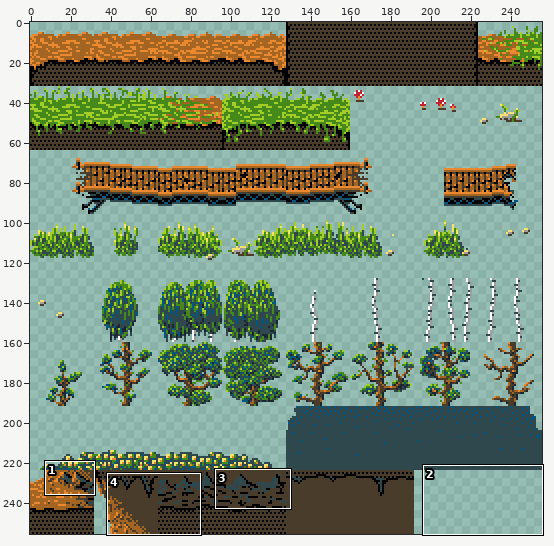
Two states of a sprite sheet, media/gfx/maps/forest.png. The picture above shows the old version from afar; the outline marks the close-up.
Close-up. Before the edit:
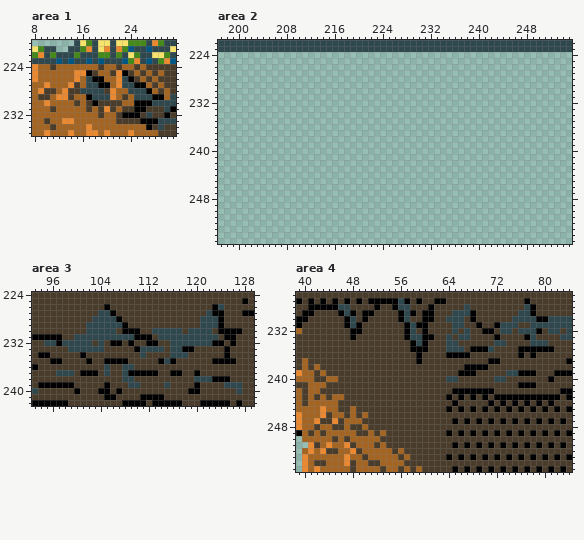
The file is 256x256 pixels. Shown: area 1: x 8..31, y 220..235; area 2: x 197..255, y 222..255; area 3: x 93..129, y 224..242; area 4: x 39..84, y 226..255.
The same view after the edit:
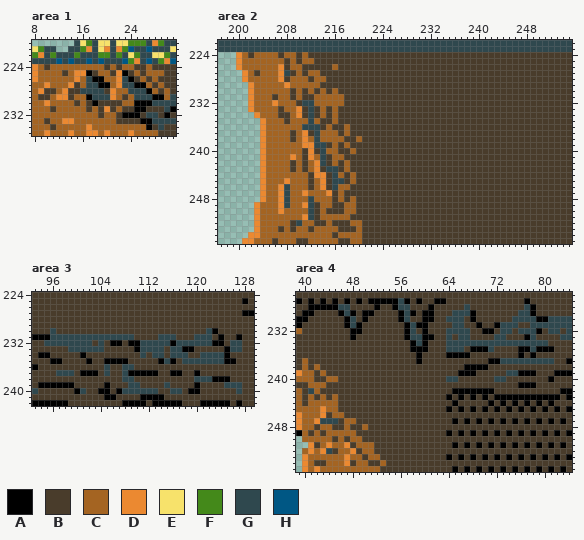
Palette (. is transparent): A #000000  B #493c2b  C #a46422  D #eb8931  E #f7e26b  F #44891a  G #2f484e  H #005784
The exact change:
Changed rows in their new state; - is an unchanged pixel.
Area 1:
first column x 10:
224 BC-------CB-----BC-
225 ---B--------------C
first column x 28:
232 G
233 G
Area 2:
first column x 200:
224 DCBCCCCBCCBCBBBBBBBBBBBBBBBBBBBBBBBBBBBBBBBBBBBBBBBBBBBB
225 DCCCCCCCBCBCCBBBBBBBBBBBBBBBBBBBBBBBBBBBBBBBBBBBBBBBBBBB
226 DCCCCCCDBCCBBBBBCBBBBBBBBBBBBBBBBBBBBBBBBBBBBBBBBBBBBBBB
227 -DCBCCCDGBCBCCBBBBBBBBBBBBBBBBBBBBBBBBBBBBBBBBBBBBBBBBBB
228 -DCCCCCDBCCCBCCBBBBBBBBBBBBBBBBBBBBBBBBBBBBBBBBBBBBBBBBB
229 --DCCCCCDCCCCCBBBBBBBBBBBBBBBBBBBBBBBBBBBBBBBBBBBBBBBBBB
230 --DCCCCCCBCBCBCBCBBBBBBBBBBBBBBBBBBBBBBBBBBBBBBBBBBBBBBB
231 --DCCCBCCBCBBCCCCCBBBBBBBBBBBBBBBBBBBBBBBBBBBBBBBBBBBBBB
232 --DCCCDCCCBGGCCCCCBBBBBBBBBBBBBBBBBBBBBBBBBBBBBBBBBBBBBB
233 --DCCCCBCCDBGBCBCBBBBBBBBBBBBBBBBBBBBBBBBBBBBBBBBBBBBBBB
234 ---DCCCBBCDBGBCBCBBBBBBBBBBBBBBBBBBBBBBBBBBBBBBBBBBBBBBB
235 ----DCCCBCCCGCBBCBBBBBBBBBBBBBBBBBBBBBBBBBBBBBBBBBBBBBBB
236 ----DCCCCCCGGGBCBBCBBBBBBBBBBBBBBBBBBBBBBBBBBBBBBBBBBBBB
237 ----DCCCCBCDBGCCCBCBBBBBBBBBBBBBBBBBBBBBBBBBBBBBBBBBBBBB
238 ----DCCCCBCDCGCCCCBBCBBBBBBBBBBBBBBBBBBBBBBBBBBBBBBBBBBB
239 ----DCCCCCCDDGGBCBCBBBBBBBBBBBBBBBBBBBBBBBBBBBBBBBBBBBBB
240 ----DCCCCCCBDBGCCBBCBBBBBBBBBBBBBBBBBBBBBBBBBBBBBBBBBBBB
241 ----DCCCCDCBDCGBCCBBBBBBBBBBBBBBBBBBBBBBBBBBBBBBBBBBBBBB
242 ----DCCCCBCBCDGBCBCBBBBBBBBBBBBBBBBBBBBBBBBBBBBBBBBBBBBB
243 ----DCCCCBCBCDBGGBCBBBBBBBBBBBBBBBBBBBBBBBBBBBBBBBBBBBBB
244 ----DCCCCCCCBDDBGCBCBBBBBBBBBBBBBBBBBBBBBBBBBBBBBBBBBBBB
245 ----DCCCDCCCBCDBGGBCBBBBBBBBBBBBBBBBBBBBBBBBBBBBBBBBBBBB
246 ----DCCDGCCCBCDBGCCBBBBBBBBBBBBBBBBBBBBBBBBBBBBBBBBBBBBB
247 ----DCCDGCCDCCCDBCBBBBBBBBBBBBBBBBBBBBBBBBBBBBBBBBBBBBBB
248 ----DCCDGCCCGCCCBCBCBBBBBBBBBBBBBBBBBBBBBBBBBBBBBBBBBBBB
249 ---DCCCDGCCDGBCCBBCCBBBBBBBBBBBBBBBBBBBBBBBBBBBBBBBBBBBB
250 ---DCCCDCCCCGBCBBBCCBBBBBBBBBBBBBBBBBBBBBBBBBBBBBBBBBBBB
251 ---DCCCCCCCDGBCCCCCBBBBBBBBBBBBBBBBBBBBBBBBBBBBBBBBBBBBB
252 ---DCCCCCBGCCBBCBBBCCBBBBBBBBBBBBBBBBBBBBBBBBBBBBBBBBBBB
253 ---DCCCBCBCCBCCCCBBBCBBBBBBBBBBBBBBBBBBBBBBBBBBBBBBBBBBB
254 --DDCCCCCCCCCCCCBCCCCBBBBBBBBBBBBBBBBBBBBBBBBBBBBBBBBBBB
255 -DDCCCBCCCBBCCCCCBBCCBBBBBBBBBBBBBBBBBBBBBBBBBBBBBBBBBBB
Area 3:
first column x 96:
226 ---------B-----------------BB---
227 --------BBB---------------BBB---
228 -------BBBBB-------------BBBB---
229 ------BBBBBBB------------BBBB---
230 G-----BBBBB-BBB--BBBBB-BBB-ABBBB
231 GGGG----------BBB----BBB---BABBA
232 -G------------AGGGGGA---------GG
233 ------------------------------GG
234 -----------------GG------GGGG---
235 ----------------------GGGGGGG---
first column x 101:
240 G------GGGGGG--GG
Area 4:
first column x 64:
232 G-G---------------
233 --------GG--------
234 --GGGGGG--GGGG----
235 --------------G---
237 ---------GGGGGGGGG
first column x 41:
242 G------------------
243 -----B-------------
245 -------B-----------
246 -------B-B---------
247 --GGG---B----------
249 ----------B-B------
250 ---------BBB-------
251 ------------B------
252 ---G-------BBB-B---
253 ------------BBB-B--
254 -------------BBB---
255 -------C-----BB-B-B
